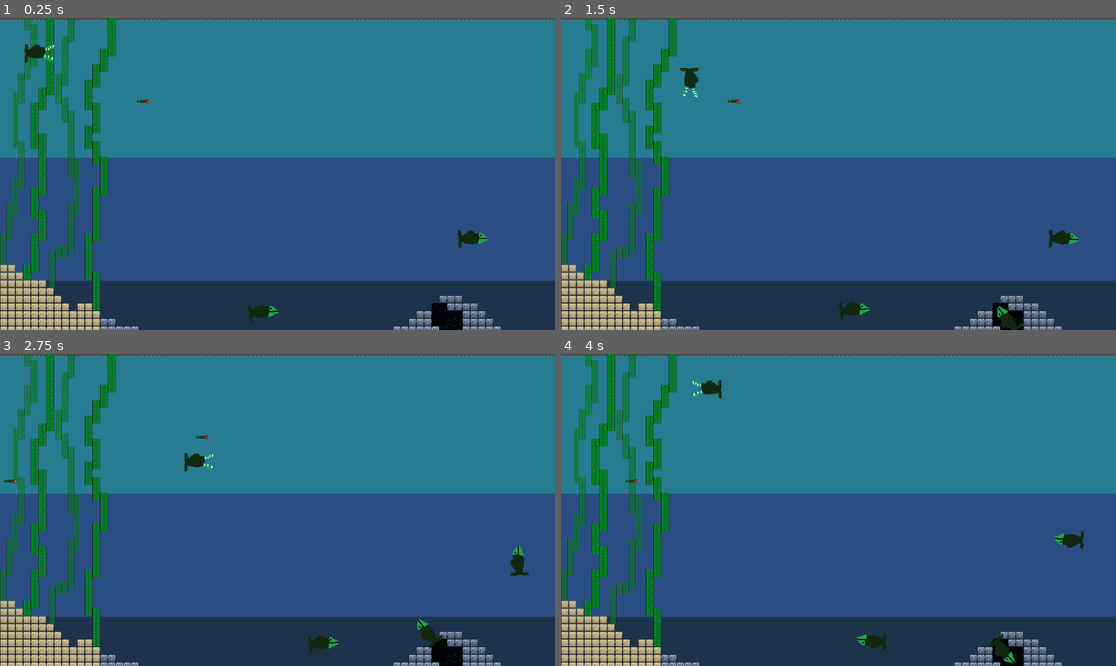
Above: before the commit, frames 1-4 (two rows, left to right).
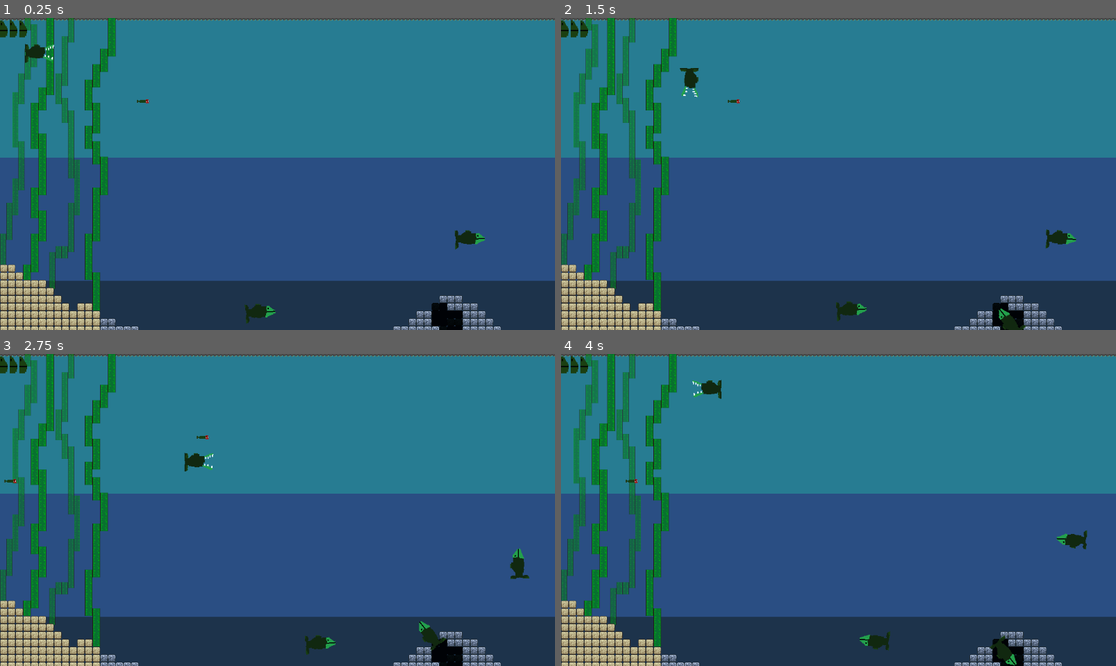
Above: after the commit, the same moments.

Repository: joosepartanen/Tiimi14-GameJam
Game: Godot game, scene res://Scenes/level.tscn
Same seed, same stepped clock (60 frames per second), same inputs: the game is played once before the commit and once after it.
Inputs:
- Up to frame 1 (0.25 s): no input
- Up to frame 2 (1.5 s): hold D (MoveRight) 0.53-1.28 s; tap Space (Dash) at 0.6, 1.35 s; hold S (MoveDown) from 1.28 s (still down)
- Up to frame 3 (2.75 s): release S (MoveDown) at 2.03 s; hold D (MoveRight) from 2.03 s (still down); tap Space (Dash) at 2.1 s
- Up to frame 4 (4 s): release D (MoveRight) at 2.78 s; hold W (MoveUp) 2.78-3.53 s; tap Space (Dash) at 2.85, 3.6 s; hold A (MoveLeft) from 3.53 s (still down)

The runs differ from the first frame. In frame 1, 0.4% of the frame differs, in the area x 0-88%, y 0-100%; in frame 2, 0.5%; in frame 3, 0.5%, in the area x 0-96%, y 0-97%; in frame 4, 0.5%.

Commit message:
HP UI (3 kalanpäätä), placeholder-kuvalla

Diff:
--- a/Code/GameManager.gd
+++ b/Code/GameManager.gd
@@ -1,6 +1,7 @@
 extends Node
 signal score_changed(new_score : int)
 var _score : int = 0
+var _current_level : Level = null
 #var _health : int = 3
 
 func reset() -> void:
@@ -17,3 +18,10 @@
 	_score = max(new_score, 0)
 	score_changed.emit(_score)
 	print(_score)
+	if _score == 30:
+		print("KASVU")
+
+
+func register_current_level(new_level: Level) -> void:
+	if _current_level == null:
+		_current_level = new_level
--- /dev/null
+++ b/Code/healthbar.gd
@@ -0,0 +1,20 @@
+extends HBoxContainer
+class_name Healthbar
+
+const Head = preload("uid://6v6clg0p3psa")
+
+var _hearts : Array[Control] = []
+
+func setup(health: Health) -> void:
+	# Create as many hearts as the max health is
+	for i in health.max_health:
+		var heart : Control = Head.instantiate() as Control
+		add_child(heart)
+		_hearts.push_back(heart)
+
+	health.health_changed.connect(_on_health_changed)
+	_on_health_changed(health.max_health, health.max_health)
+
+func _on_health_changed(previous_health : int, current_health : int) -> void:
+	for i in _hearts.size():
+		_hearts[i].visible = i < current_health
--- a/Code/kala.gd
+++ b/Code/kala.gd
@@ -5,7 +5,7 @@
 @onready var animated_sprite_2d: AnimatedSprite2D = $AnimatedSprite2D
 @onready var health: Health = $Health
 @onready var damage_timer: Timer = $DamageTimer
-@export var _damage_time : float = 1
+#@export var _damage_time : float = 1
 @export var dash_speed: float = 400.0
 @export var dash_time: float = 0.2
 @export var dash_cooldown: float = 0.5
@@ -90,7 +90,7 @@
 		print(current_health)
 
 func _die() -> void:
-	return
+	get_tree().reload_current_scene()
 
 func _on_timer_timeout() -> void:
 	damage_timer.timeout.disconnect(_on_timer_timeout)
--- a/Code/vihu.gd
+++ b/Code/vihu.gd
@@ -41,6 +41,7 @@
 		damage_timer.timeout.connect(_on_timer_timeout)
 		health.is_immortal = true
 		animated_sprite_2d.play("damage")
+		print(current_health, "vihu")
 
 func _on_timer_timeout() -> void:
 	damage_timer.timeout.disconnect(_on_timer_timeout)
--- a/Scenes/Vihu.tscn
+++ b/Scenes/Vihu.tscn
@@ -1,11 +1,12 @@
-[gd_scene load_steps=8 format=3 uid="uid://cvx0ex286ae17"]
+[gd_scene load_steps=10 format=3 uid="uid://cvx0ex286ae17"]
 
 [ext_resource type="Texture2D" uid="uid://cpba8gnhoslth" path="res://Art/sprite_30.png" id="1_r4u5q"]
 [ext_resource type="Script" uid="uid://blrqm035slhuu" path="res://Code/vihu.gd" id="1_ucau0"]
 [ext_resource type="Texture2D" uid="uid://dj5g8qjgho75e" path="res://Art/sprite_31.png" id="2_vvpsj"]
+[ext_resource type="Script" uid="uid://c77wslpfjmbq2" path="res://Code/health.gd" id="4_swpmr"]
 
 [sub_resource type="RectangleShape2D" id="RectangleShape2D_kiom6"]
-size = Vector2(29, 20)
+size = Vector2(30.5, 20)
 
 [sub_resource type="AtlasTexture" id="AtlasTexture_e1pbr"]
 atlas = ExtResource("1_r4u5q")
@@ -29,15 +30,34 @@
 "speed": 5.0
 }]
 
+[sub_resource type="RectangleShape2D" id="RectangleShape2D_ucau0"]
+
 [node name="Vihu" type="Area2D"]
 script = ExtResource("1_ucau0")
 
 [node name="CollisionShape2D" type="CollisionShape2D" parent="."]
-position = Vector2(14.5, 0)
+position = Vector2(-18.25, 1)
 shape = SubResource("RectangleShape2D_kiom6")
 
 [node name="AnimatedSprite2D" type="AnimatedSprite2D" parent="."]
+position = Vector2(-6, 0)
 sprite_frames = SubResource("SpriteFrames_orjt1")
 animation = &"swim"
 
-[connection signal="body_entered" from="." to="." method="_on_damage_other"]
+[node name="Damagers" type="Node2D" parent="."]
+
+[node name="Area2D" type="Area2D" parent="Damagers"]
+
+[node name="CollisionShape2D" type="CollisionShape2D" parent="Damagers/Area2D"]
+position = Vector2(12, 0)
+shape = SubResource("RectangleShape2D_ucau0")
+debug_color = Color(0.915084, 0.22671157, 0.52532244, 0.41960785)
+
+[node name="Health" type="Node" parent="."]
+script = ExtResource("4_swpmr")
+
+[node name="DamageTimer" type="Timer" parent="."]
+
+[connection signal="body_entered" from="." to="." method="_on_take_damage"]
+[connection signal="body_entered" from="Damagers/Area2D" to="." method="_on_damage_other"]
+[connection signal="timeout" from="DamageTimer" to="." method="_on_timer_timeout"]
--- /dev/null
+++ b/Scenes/healthbar.tscn
@@ -0,0 +1,6 @@
+[gd_scene load_steps=2 format=3 uid="uid://6v6clg0p3psa"]
+
+[ext_resource type="Texture2D" uid="uid://bcjib6nnogjsh" path="res://Art/hp.png" id="1_k4tqu"]
+
+[node name="HP" type="TextureRect"]
+texture = ExtResource("1_k4tqu")
--- /dev/null
+++ b/Scenes/level.gd
@@ -0,0 +1,24 @@
+extends Node2D
+class_name Level
+
+@onready var kala: Kala = $Kala
+@onready var healthbar: Healthbar = $CanvasLayer/Healthbar
+@onready var music_player: AudioStreamPlayer = $MusicPlayer
+
+
+# Ritarin aloituspiste
+var _spawn_point : Vector2 = Vector2.ZERO
+
+
+func _ready() -> void:
+	GameManager.register_current_level(self)
+	healthbar.setup(kala.health)
+
+	# Aseta ritarin aloituspiste
+	_spawn_point = kala.global_position
+
+	# Toista musiikki
+	#music_player.play()
+
+func respawn_knight() -> void:
+	kala.global_position = _spawn_point
--- a/Scenes/level.tscn
+++ b/Scenes/level.tscn
@@ -1,11 +1,13 @@
-[gd_scene load_steps=19 format=4 uid="uid://da01vy6y27r1d"]
-
+[gd_scene load_steps=21 format=4 uid="uid://da01vy6y27r1d"]
+
+[ext_resource type="Script" uid="uid://c4kkard25fs7i" path="res://Scenes/level.gd" id="1_754fn"]
 [ext_resource type="PackedScene" uid="uid://c56xv1npw5t1t" path="res://Scenes/Kala.tscn" id="1_tumq0"]
 [ext_resource type="PackedScene" uid="uid://bii84nj5i1glb" path="res://Scenes/Saalis.tscn" id="2_k5f4k"]
 [ext_resource type="Script" uid="uid://di1odib6cw5x6" path="res://Code/PathFollower.gd" id="3_6phgx"]
 [ext_resource type="Script" uid="uid://ddcsw4cf255np" path="res://Code/spawner3.gd" id="4_81xng"]
 [ext_resource type="PackedScene" uid="uid://cvx0ex286ae17" path="res://Scenes/Vihu.tscn" id="4_wqkje"]
 [ext_resource type="Texture2D" uid="uid://cxy0n1me4e5ss" path="res://Art/world_tileset.png" id="6_0f350"]
+[ext_resource type="Script" uid="uid://di0rcq6rutkdh" path="res://Code/healthbar.gd" id="7_8c0lf"]
 
 [sub_resource type="Curve2D" id="Curve2D_81xng"]
 _data = {
@@ -564,6 +566,7 @@
 sources/0 = SubResource("TileSetAtlasSource_bvt00")
 
 [node name="Level" type="Node2D"]
+script = ExtResource("1_754fn")
 
 [node name="Kala" parent="." instance=ExtResource("1_tumq0")]
 position = Vector2(48, 85)
@@ -655,5 +658,12 @@
 tile_map_data = PackedByteArray("AAA6ACgAAAAAAA8AAAA5ACgAAAAGAAEAAAA7ACgAAAAAAA8AAAA6ACYAAAAAAA8AAAA5ACYAAAAAAA8AAAA4AC …(256 unchanged characters)…
 tile_set = SubResource("TileSet_oqgf2")
 
+[node name="CanvasLayer" type="CanvasLayer" parent="."]
+
+[node name="Healthbar" type="HBoxContainer" parent="CanvasLayer"]
+offset_right = 40.0
+offset_bottom = 40.0
+script = ExtResource("7_8c0lf")
+
 [connection signal="timeout" from="Spawner/Timer" to="Spawner" method="_on_timer_timeout"]
 [connection signal="timeout" from="Spawner2/Timer" to="Spawner2" method="_on_timer_timeout"]
Binary file added: Art/hp.png
Not shown, added: Art/hp.png.import
Not shown, added: Code/gpu_particles_2d.gd.uid
Not shown, added: Code/healthbar.gd.uid
Not shown, added: Scenes/level.gd.uid
